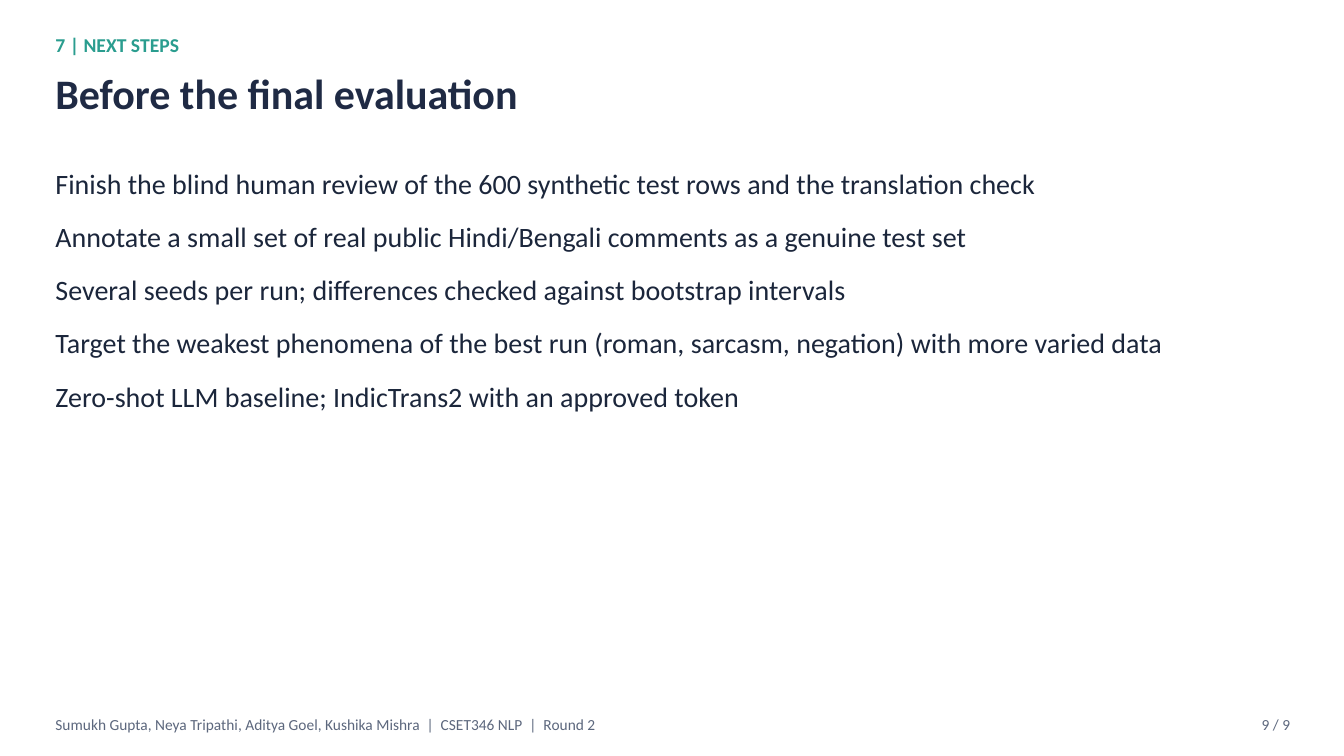
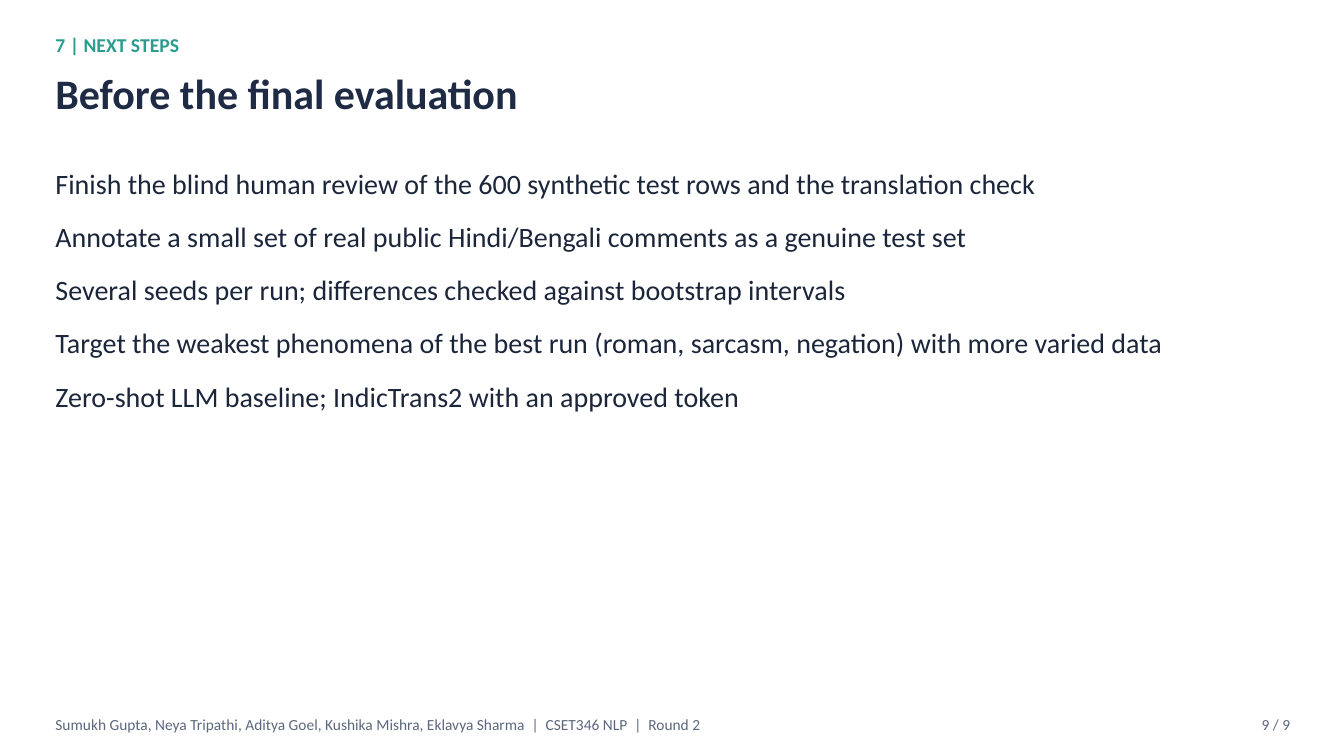
Before and after one commit to sumukh-dgaf/indic-climate-stance, a slide deck: slide 9 of outputs/Round2_Deck.pptx. Drawn at 1344x756 pixels with LibreOffice and Linux fonts; fonts in the diff are those of the drawing. Boxes give left, top, right and bottom in pixels: in the first picture for what was removed or moved away, otherwise in the second. Text is boxed around its words. In the diff, an @@ line names an element or a change of style, - is before the commit and + after.

```diff
--- a/outputs/Round2_Deck.pptx
+++ b/outputs/Round2_Deck.pptx
@@ text at box(55, 719, 700, 733): text changed @@
-Sumukh Gupta, Neya Tripathi, Aditya Goel, Kushika Mishra | CSET346 NLP | Round 2
+Sumukh Gupta, Neya Tripathi, Aditya Goel, Kushika Mishra, Eklavya Sharma | CSET346 NLP | Round 2
```
Also in this commit, not shown: 8 other slides changed, 7 other files.
